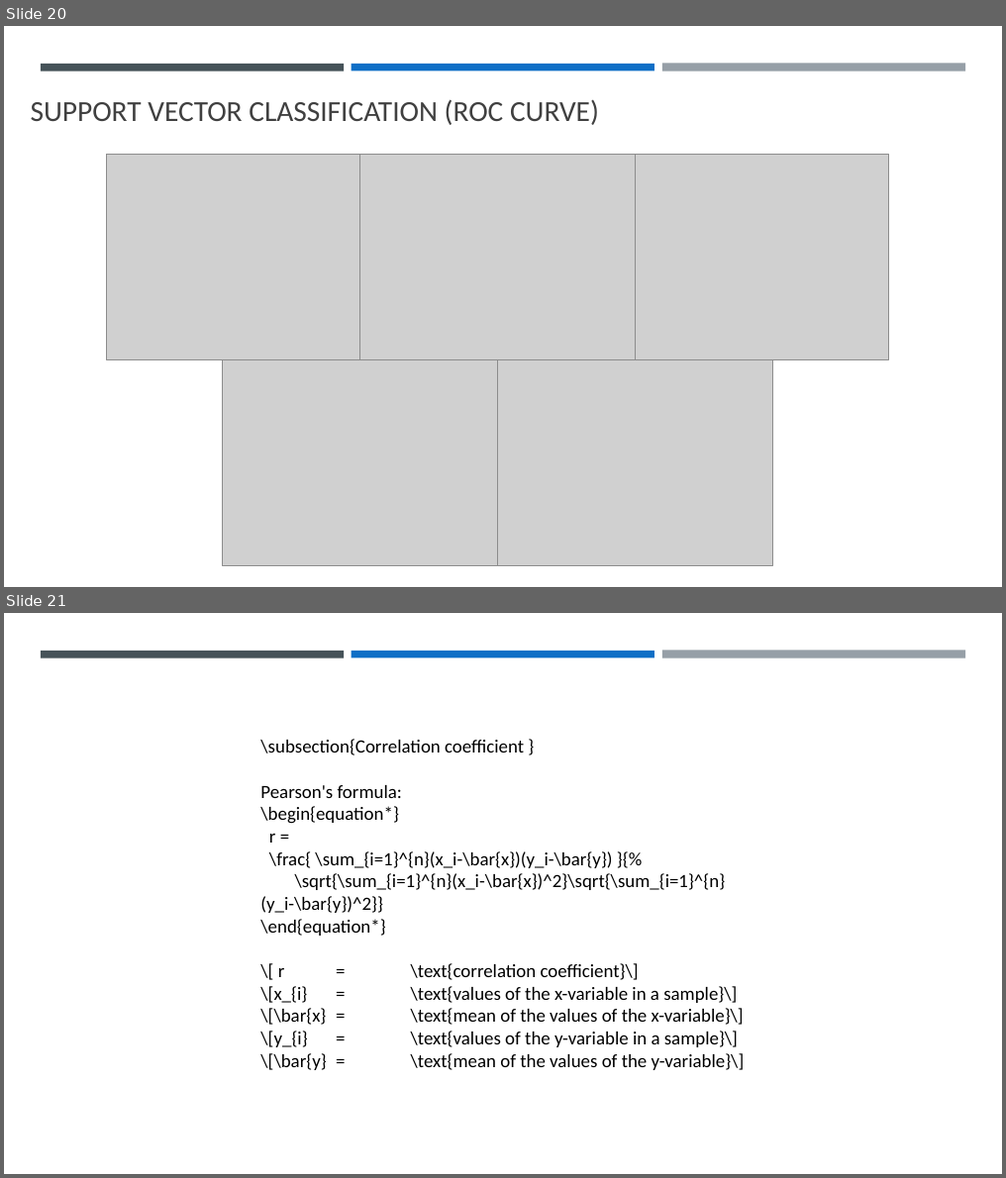
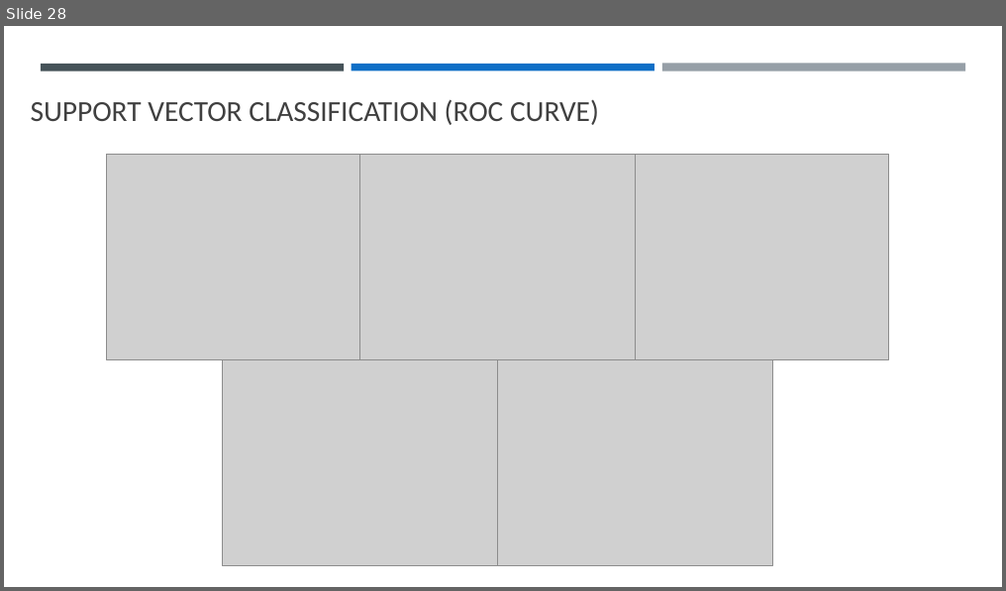
Before and after one commit to llhtoby/MIMIC-III-ML, a slide deck: presentation/Final Presentation.pptx. Shown one above the other, each under a label of ours: slides 20 and 21 before the commit, slide 28 after it. The pictures are 1006x1178 and 1006x591 pixels, drawn with LibreOffice and Linux fonts; fonts in the diff are those of the drawing; grey boxes stand for pictures. Boxes give left, top, right and bottom in pixels: in the first picture for what was removed or moved away, otherwise in the second. Text is boxed around its words. In the diff, an @@ line names an element or a change of style, - is before the commit and + after.

```diff
--- a/presentation/Final Presentation.pptx
+++ b/presentation/Final Presentation.pptx
@@ slide 21 removed at [4,613,1002,1174], background #FFFFFF; not listed: 3 template elements that a slide beside it also shows @@
@@ text removed at [260,739,745,1070] @@
-\subsection{Correlation coefficient }
-Pearson's formula:
-\begin{equation*}
-r =
-\frac{ \sum_{i=1}^{n}(x_i-\bar{x})(y_i-\bar{y}) }{%
-\sqrt{\sum_{i=1}^{n}(x_i-\bar{x})^2}\sqrt{\sum_{i=1}^{n}(y_i-\bar{y})^2}}
-\end{equation*}
-\[ r = \text{correlation coefficient}\]
-\[x_{i} = \text{values of the x-variable in a sample}\]
-\[\bar{x} = \text{mean of the values of the x-variable}\]
-\[y_{i} = \text{values of the y-variable in a sample}\]
-\[\bar{y} = \text{mean of the values of the y-variable}\]
@@ what was slide 20 is now slide 28 @@
```
Also in this commit, not shown: 5 slides changed, 20 slides added, 7 other slides removed, 49 other files.
